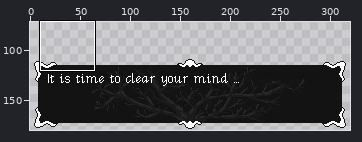
A pixel-art file gets an edit: assets/art/dialogue_concept.aseprite. Above: a wide view before the commit, with the close-up outlined.
Close-up. As it was:
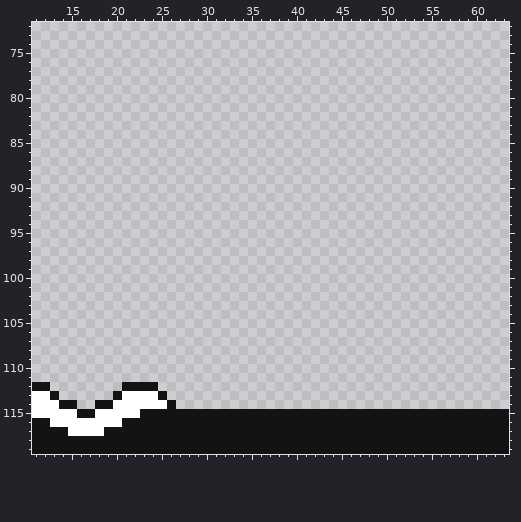
320x180 pixels, 1 frame. Shown: x 11..63, y 72..119. The wide view leaves out empty margins.
New version:
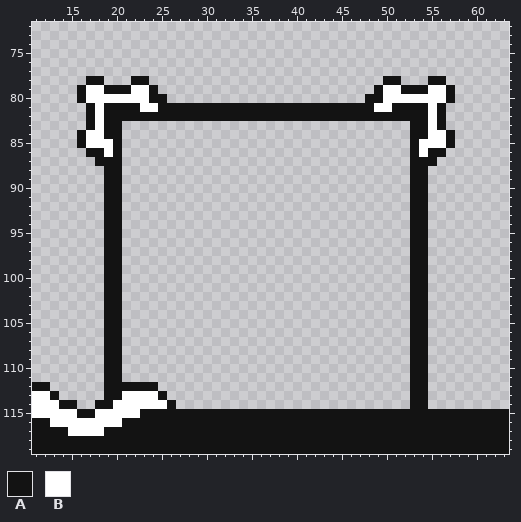
Palette (. is transparent): A #131313  B #ffffff
What changed:
layer "Speaker" added
layer "Layer 2" added
Layers "Layer 2", "Speaker":
The edit adds colour A in row 78 at x 17 to 18, 22 to 23, 50 to 51 and 55 to 56; in row 79 at x 16, 19 to 21, 24, 49, 52 to 54 and 57; in row 80 at x 16, 24 to 25, 48 to 49 and 57; in row 81 at x 17, 19 to 22, 25 to 48, 51 to 54 and 56; in row 82 at x 17, 19 to 54 and 56; in row 83 at x 17, 19 to 20, 53 to 54 and 56.
The edit adds colour A in row 84 at x 16, 19 to 20, 53 to 54 and 57; in row 85 at x 16, 20, 53 and 57; in row 86 at x 17 to 18, 20, 53 and 55 to 56; in row 87 at x 18 to 20 and 53 to 55; in rows 88 to 112 at x 19 to 20 and 53 to 54; in row 113 at x 19 and 53 to 54.
The edit adds colour A in row 114 at x 53 to 54.
The edit adds colour B in row 79 at x 17 to 18, 22 to 23, 50 to 51 and 55 to 56; in row 80 at x 17 to 23 and 50 to 56; in row 81 at x 18, 23 to 24, 49 to 50 and 55; in rows 82 to 83 at x 18 and 55; in row 84 at x 17 to 18 and 55 to 56; in row 85 at x 17 to 19 and 54 to 56.
The edit adds colour B in row 86 at x 19 and 54.
Changed places in both close-ups, as pixel boxes (x1, y1, x2, y2):
added: (77, 76, 455, 409)
